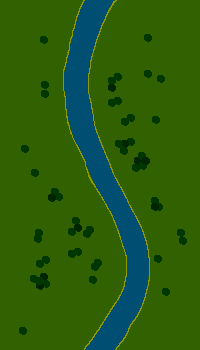
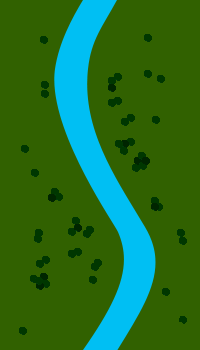
Layers edited between the first and the second 200px x 350px image:
removed layer "Layer 16" over [63, 0, 150, 350]
removed layer "Layer 14" over [63, 0, 149, 350]
added group "Group 1" with 4 layers above "Group 1 copy 2" over [54, 0, 187, 350]
added layer "new river copy" (1st of 3, in "Group 1") in group "Group 1" over [54, 0, 156, 350]
removed layer "Layer 48 copy" over [154, 255, 162, 263]
added layer "old trees" (1st of 3, in "Group 1") in group "Group 1" over [54, 34, 187, 335]
moved "Layer 1" (1st of 3, in "Group 1") into group "Group 1" over [54, 0, 187, 350]
added group "Group 1 copy 2" with 4 layers above "Group 1 copy" over [58, 0, 117, 90]
added layer "new river copy" (2nd of 3, in "Group 1 copy 2") in group "Group 1 copy 2" over [58, 0, 117, 90]
